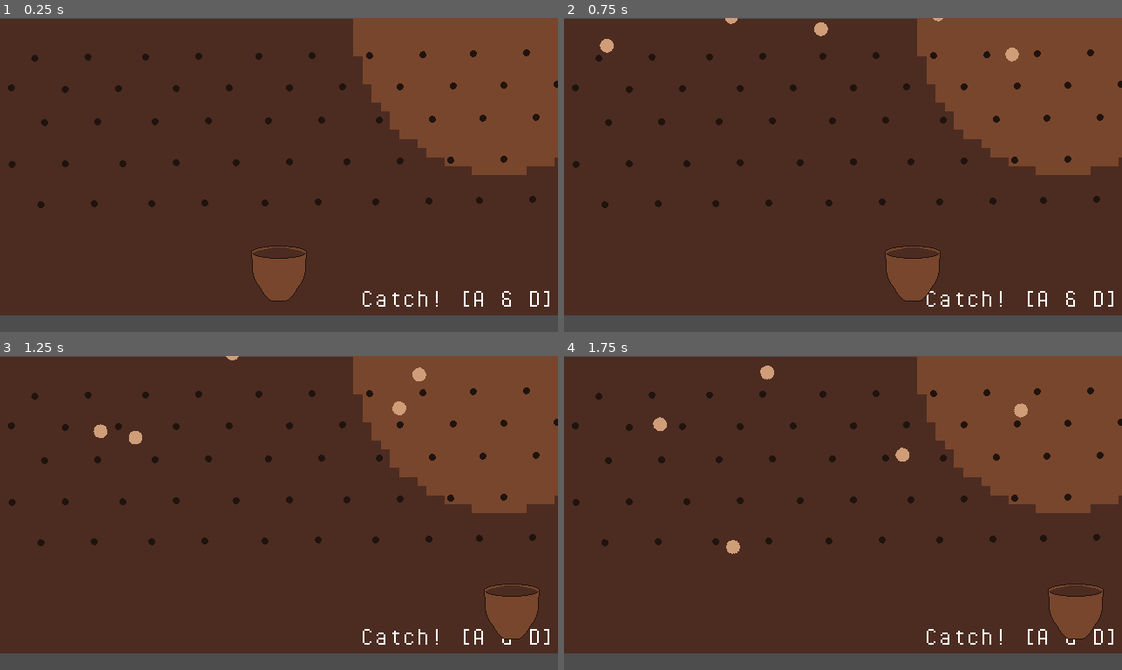
Above: before the commit, frames 1-4 (two rows, left to right).
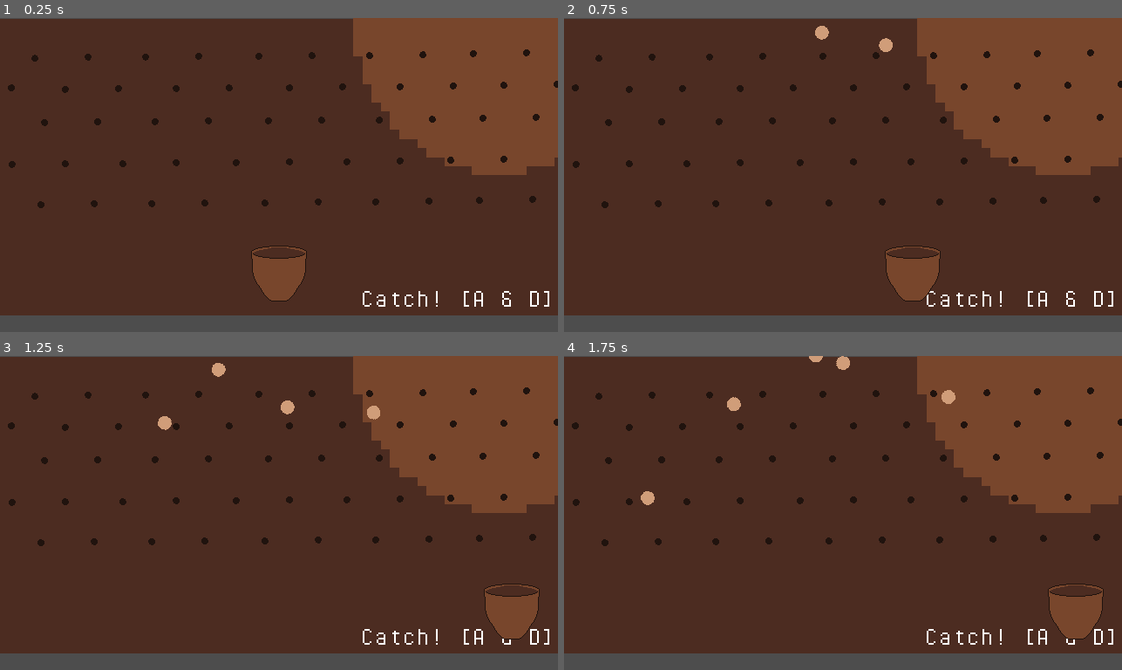
Above: after the commit, the same moments.

Repository: billbobphil/coffee-jam-2023
Game: Godot game, scene res://scenes/drip_coffee_mini_game.tscn
The game is run twice, just before and just after one commit, with the same random seed, the same clock (stepped at 60 frames per second) and the same inputs. This scene is started directly instead of the project's main scene.
Inputs (mouse positions are in pixels of both pictures, inside the frame that each line leads up to):
- Up to frame 1 (0.25 s): no input
- Up to frame 2 (0.75 s): tap Enter at 0.5 s; move the mouse to (965, 159) at 0.52 s; hold D (move_right) from 0.53 s (still down); hold Space (dash) from 0.53 s (still down)
- Up to frame 3 (1.25 s): keep holding D (move_right); keep holding Space (dash); tap F (interact) at 0.8 s
- Up to frame 4 (1.75 s): move the mouse to (731, 528) at 1.27 s; release D (move_right) at 1.28 s; release Space (dash) at 1.28 s; hold S (move_down) from 1.28 s (still down); tap F (interact) at 1.35 s; tap Space (dash) at 1.55 s

Frame 1 is identical in both runs. In frame 2, 0.4% of the frame differs, in the area x 6-82%, y 0-14%; in frame 3, 0.7%; in frame 4, 0.8%, in the area x 13-84%, y 0-64%.

Commit message:
Added latte minigame. Laid groundwork for sugar minigame. Added some polish

Diff:
--- a/scenes/drip_coffee_mini_game.tscn
+++ b/scenes/drip_coffee_mini_game.tscn
@@ -1,10 +1,9 @@
-[gd_scene load_steps=16 format=3 uid="uid://ct3xx5yu7qsas"]
+[gd_scene load_steps=14 format=3 uid="uid://ct3xx5yu7qsas"]
 
 [ext_resource type="Script" path="res://scripts/drip_coffee_mini_game.gd" id="1_3gqi6"]
 [ext_resource type="PackedScene" uid="uid://b5nanus0xc7ci" path="res://scenes/pachinko_nub.tscn" id="1_w3hh1"]
 [ext_resource type="Script" path="res://scripts/Catcher.gd" id="1_y7rfn"]
 [ext_resource type="Texture2D" uid="uid://df3uxqwbc6ncl" path="res://art/32x32-circle.png" id="2_144bq"]
-[ext_resource type="PackedScene" uid="uid://naqel5hrr5dn" path="res://scenes/pachinko_ball.tscn" id="2_h2y81"]
 [ext_resource type="Texture2D" uid="uid://caaemqq2ww1yi" path="res://art/32x32-cube.png" id="2_i25f8"]
 [ext_resource type="Texture2D" uid="uid://cepi7mwidikf1" path="res://art/catcher-one.png" id="2_i8584"]
 [ext_resource type="Texture2D" uid="uid://d21lku5hu7toa" path="res://art/catcher-two.png" id="3_cenpx"]
@@ -21,12 +20,9 @@
 [sub_resource type="RectangleShape2D" id="RectangleShape2D_jfuiu"]
 size = Vector2(72, 639)
 
-[sub_resource type="PhysicsMaterial" id="PhysicsMaterial_31x8v"]
-bounce = 0.7
-
 [node name="DripCoffeeMiniGame" type="Node2D" node_paths=PackedStringArray("spawnPoints")]
 script = ExtResource("1_3gqi6")
-numberOfBallsRequired = 4
+numberOfBallsRequired = 3
 maxNumberOfBallsAllowed = 5
 spawnPoints = [NodePath("SpawnPoints/Node2D"), NodePath("SpawnPoints/Node2D2"), NodePath("SpawnPoints/Node2D3"), NodePath("SpawnPoints/Node2D4"), NodePath("SpawnPoints/Node2D5"), NodePath("SpawnPoints/Node2D6"), NodePath("SpawnPoints/Node2D7"), NodePath("SpawnPoints/Node2D8")]
 catcherOneSprite = ExtResource("2_i8584")
@@ -249,8 +245,6 @@
 [node name="PachinkoNub11" parent="PachinkoThings/Row5" instance=ExtResource("1_w3hh1")]
 position = Vector2(-22, 90)
 
-[node name="PachinkoBall" parent="." instance=ExtResource("2_h2y81")]
-
 [node name="WorldBounds" type="Node2D" parent="."]
 
 [node name="Area2D2" type="Area2D" parent="WorldBounds"]
@@ -301,22 +295,6 @@
 
 [node name="Node2D8" type="Node2D" parent="SpawnPoints"]
 position = Vector2(330, -142)
-
-[node name="PachinkoBall2" parent="." instance=ExtResource("2_h2y81")]
-position = Vector2(192, -80)
-physics_material_override = SubResource("PhysicsMaterial_31x8v")
-
-[node name="PachinkoBall3" parent="." instance=ExtResource("2_h2y81")]
-position = Vector2(429, -83)
-physics_material_override = SubResource("PhysicsMaterial_31x8v")
-
-[node name="PachinkoBall4" parent="." instance=ExtResource("2_h2y81")]
-position = Vector2(49, -47)
-physics_material_override = SubResource("PhysicsMaterial_31x8v")
-
-[node name="PachinkoBall5" parent="." instance=ExtResource("2_h2y81")]
-position = Vector2(514, -37)
-physics_material_override = SubResource("PhysicsMaterial_31x8v")
 
 [node name="CatchSoundEffect" type="AudioStreamPlayer" parent="."]
 stream = ExtResource("10_rm145")
--- /dev/null
+++ b/scenes/latte_mini_game.tscn
@@ -0,0 +1,128 @@
+[gd_scene load_steps=17 format=3 uid="uid://c0vmwbdpk3g1r"]
+
+[ext_resource type="Script" path="res://scripts/latte_mini_game.gd" id="1_4ulix"]
+[ext_resource type="Texture2D" uid="uid://caaemqq2ww1yi" path="res://art/32x32-cube.png" id="2_q3qe2"]
+[ext_resource type="Texture2D" uid="uid://c82h2kjdwcmv5" path="res://art/latte-overhead-2.png" id="2_urtqb"]
+[ext_resource type="Texture2D" uid="uid://df3uxqwbc6ncl" path="res://art/32x32-circle.png" id="3_qnwlt"]
+[ext_resource type="Texture2D" uid="uid://cchu0uwlqgnm" path="res://art/latte-overhead-3.png" id="3_w1cle"]
+[ext_resource type="Texture2D" uid="uid://bse0syiko5u75" path="res://art/success_indicator_empty.png" id="4_4jbl4"]
+[ext_resource type="Texture2D" uid="uid://bhwf6mbq1eluk" path="res://art/latte-overhead-4.png" id="4_8quup"]
+[ext_resource type="FontFile" uid="uid://cooklxfw2lwhf" path="res://fonts/PixelOperatorMono.ttf" id="5_b2yyy"]
+[ext_resource type="AudioStream" uid="uid://crvcdnjnl5guh" path="res://sound/interact-successful.ogg" id="6_lgi0i"]
+[ext_resource type="AudioStream" uid="uid://dya57ek5yhddm" path="res://sound/rejected-order.ogg" id="7_yeys0"]
+[ext_resource type="Texture2D" uid="uid://ctty53p442msy" path="res://art/latte-overhead-1.png" id="8_lm1nu"]
+[ext_resource type="Texture2D" uid="uid://drud02slyghpe" path="res://art/latte-handle.png" id="13_ssopj"]
+
+[sub_resource type="StyleBoxFlat" id="StyleBoxFlat_21d3g"]
+bg_color = Color(0.6, 0.6, 0.6, 0)
+
+[sub_resource type="StyleBoxLine" id="StyleBoxLine_47vjo"]
+color = Color(0.945098, 0.886275, 0.760784, 1)
+thickness = 2
+
+[sub_resource type="StyleBoxFlat" id="StyleBoxFlat_tq3m2"]
+bg_color = Color(0.12549, 0.0745098, 0.054902, 0.760784)
+
+[sub_resource type="StyleBoxFlat" id="StyleBoxFlat_63wmu"]
+bg_color = Color(0.945313, 0.886719, 0.761719, 1)
+
+[node name="LatteMiniGame" type="Node2D"]
+script = ExtResource("1_4ulix")
+speed = 100.0
+windows = Array[Vector2]([Vector2(15, 30), Vector2(25, 45), Vector2(60, 75), Vector2(40, 60), Vector2(75, 90)])
+latteOneTexture = ExtResource("2_urtqb")
+latteTwoTexture = ExtResource("3_w1cle")
+latteThreeTexture = ExtResource("4_8quup")
+
+[node name="Backdrop" type="Sprite2D" parent="."]
+modulate = Color(0.296875, 0.171875, 0.128906, 1)
+position = Vector2(319.5, 178.5)
+scale = Vector2(19.0313, 10.2813)
+texture = ExtResource("2_q3qe2")
+
+[node name="Accent" type="Sprite2D" parent="."]
+modulate = Color(0.667969, 0.421875, 0.273438, 1)
+position = Vector2(72.5, 17.5)
+scale = Vector2(6.03125, 6.03125)
+texture = ExtResource("3_qnwlt")
+
+[node name="Accent2" type="Sprite2D" parent="."]
+modulate = Color(0.816406, 0.617188, 0.472656, 1)
+position = Vector2(120, 84)
+scale = Vector2(3.45313, 3.45313)
+texture = ExtResource("3_qnwlt")
+
+[node name="MinBar" type="ProgressBar" parent="."]
+offset_left = 387.0
+offset_top = 31.0
+offset_right = 413.0
+offset_bottom = 298.0
+theme_override_styles/background = SubResource("StyleBoxFlat_21d3g")
+theme_override_styles/fill = SubResource("StyleBoxLine_47vjo")
+fill_mode = 3
+show_percentage = false
+
+[node name="MaxBar" type="ProgressBar" parent="."]
+offset_left = 387.0
+offset_top = 31.0
+offset_right = 413.0
+offset_bottom = 298.0
+theme_override_styles/background = SubResource("StyleBoxFlat_21d3g")
+theme_override_styles/fill = SubResource("StyleBoxLine_47vjo")
+fill_mode = 3
+show_percentage = false
+
+[node name="ForegroundBar" type="ProgressBar" parent="."]
+offset_left = 386.0
+offset_top = 31.0
+offset_right = 414.0
+offset_bottom = 298.0
+theme_override_styles/background = SubResource("StyleBoxFlat_tq3m2")
+theme_override_styles/fill = SubResource("StyleBoxFlat_63wmu")
+fill_mode = 3
+show_percentage = false
+
+[node name="Indicator_One" type="Sprite2D" parent="."]
+position = Vector2(503, 40)
+scale = Vector2(1.5, 1.5)
+texture = ExtResource("4_4jbl4")
+
+[node name="Indicator_Two" type="Sprite2D" parent="."]
+position = Vector2(533, 40)
+scale = Vector2(1.5, 1.5)
+texture = ExtResource("4_4jbl4")
+
+[node name="Indicator_Three" type="Sprite2D" parent="."]
+position = Vector2(563, 40)
+scale = Vector2(1.5, 1.5)
+texture = ExtResource("4_4jbl4")
+
+[node name="Indicator_Four" type="Sprite2D" parent="."]
+position = Vector2(594, 40)
+scale = Vector2(1.5, 1.5)
+texture = ExtResource("4_4jbl4")
+
+[node name="Label" type="Label" parent="."]
+offset_left = 167.0
+offset_top = 312.0
+offset_right = 463.0
+offset_bottom = 335.0
+theme_override_fonts/font = ExtResource("5_b2yyy")
+text = "Release! [SPACEBAR] between the lines"
+
+[node name="SuccessSoundEffect" type="AudioStreamPlayer" parent="."]
+stream = ExtResource("6_lgi0i")
+volume_db = -5.0
+
+[node name="FailSoundEffect" type="AudioStreamPlayer" parent="."]
+stream = ExtResource("7_yeys0")
+volume_db = -5.0
+
+[node name="LatteArt" type="Sprite2D" parent="."]
+position = Vector2(283, 196)
+scale = Vector2(1.5, 1.5)
+texture = ExtResource("8_lm1nu")
+
+[node name="Latte-handle" type="Sprite2D" parent="."]
+position = Vector2(127, 196)
+texture = ExtResource("13_ssopj")
--- a/scenes/rootScene.tscn
+++ b/scenes/rootScene.tscn
@@ -7,6 +7,8 @@
 [ext_resource type="TileSet" uid="uid://c1l6kghem7y1p" path="res://tilesets/floor-tileset.tres" id="2_cl0di"]
 [ext_resource type="PackedScene" uid="uid://dr4tm5uks77a5" path="res://scenes/espresso_mini_game.tscn" id="2_wq2en"]
 [ext_resource type="PackedScene" uid="uid://ct3xx5yu7qsas" path="res://scenes/drip_coffee_mini_game.tscn" id="3_fv6t8"]
+[ext_resource type="PackedScene" uid="uid://c0vmwbdpk3g1r" path="res://scenes/latte_mini_game.tscn" id="3_udwo0"]
+[ext_resource type="PackedScene" uid="uid://bx4wuilhxywhu" path="res://scenes/sugar_mini_game.tscn" id="4_enfwy"]
 [ext_resource type="Texture2D" uid="uid://y3flof54fpmi" path="res://art/carpet.png" id="4_gnrei"]
 [ext_resource type="Script" path="res://scripts/WallGenerator.gd" id="4_nmx7f"]
 [ext_resource type="PackedScene" uid="uid://b1xl2nurgndxf" path="res://scenes/camera_trigger.tscn" id="5_yqnp0"]
@@ -47,6 +49,8 @@
 process_mode = 3
 script = ExtResource("1_84sy3")
 espressoMinigame = ExtResource("2_wq2en")
+latteMinigame = ExtResource("3_udwo0")
+sugarMinigame = ExtResource("4_enfwy")
 coffeeMinigame = ExtResource("3_fv6t8")
 
 [node name="TileMap" type="TileMap" parent="."]
@@ -401,7 +405,9 @@
 texture = ExtResource("11_hfdru")
 
 [connection signal="body_entered" from="Decorations/Door/Area2D" to="Decorations/Door" method="_on_area_2d_body_entered"]
+[connection signal="minigame_started" from="Stations/SugarAndCreamStation" to="." method="_on_minigame_started"]
 [connection signal="minigame_started" from="Stations/CoffeeStation" to="." method="_on_minigame_started"]
+[connection signal="minigame_started" from="Stations/SteamerStation" to="." method="_on_minigame_started"]
 [connection signal="minigame_started" from="Stations/EspressoStation" to="." method="_on_minigame_started"]
 [connection signal="body_entered" from="CameraTriggers/KitchenCameraTriggerLeft" to="." method="_on_change_camera" binds= ["kitchen"]]
 [connection signal="body_entered" from="CameraTriggers/KitchenCameraTriggerRight" to="." method="_on_change_camera" binds= ["kitchen"]]
--- /dev/null
+++ b/scenes/sugar_mini_game.tscn
@@ -0,0 +1,6 @@
+[gd_scene load_steps=2 format=3 uid="uid://bx4wuilhxywhu"]
+
+[ext_resource type="Script" path="res://scripts/sugar_mini_game.gd" id="1_qr3wd"]
+
+[node name="sugar_mini_game" type="Node2D"]
+script = ExtResource("1_qr3wd")
--- a/scripts/drip_coffee_mini_game.gd
+++ b/scripts/drip_coffee_mini_game.gd
@@ -14,7 +14,8 @@
 signal coffee_mini_game_completed;
 
 func _ready():
-	numberOfBallsActive = maxNumberOfBallsAllowed;
+#	numberOfBallsActive = maxNumberOfBallsAllowed;
+	pass
 
 func _process(_delta):
 	if(numberOfBallsActive < maxNumberOfBallsAllowed):
@@ -26,9 +27,9 @@
 		numberOfBallsCaught += 1;
 		numberOfBallsActive -= 1;
 		body.queue_free();
-		if(numberOfBallsCaught == 2):
+		if(numberOfBallsCaught == 1):
 			get_node("Catcher/Sprite2D").texture = catcherOneSprite;
-		elif(numberOfBallsCaught == 3):
+		elif(numberOfBallsCaught == 2):
 			get_node("Catcher/Sprite2D").texture = catcherTwoSprite;
 		elif(numberOfBallsCaught == numberOfBallsRequired):
 			coffee_mini_game_completed.emit();
--- /dev/null
+++ b/scripts/latte_mini_game.gd
@@ -0,0 +1,63 @@
+extends Node2D
+
+signal latte_mini_game_completed;
+
+@export var speed : float = 0;
+@export var successTexture = preload("res://art/success_indicator_full.png");
+@export var windows : Array[Vector2];
+@export var latteOneTexture : Texture;
+@export var latteTwoTexture : Texture
+@export var latteThreeTexture : Texture
+
+@onready var progressBar = $ForegroundBar;
+@onready var minBar = $MinBar;
+@onready var maxBar = $MaxBar;
+var hasStartedPressing : bool = false;
+var canPress : bool = true;
+var currentWindow : Vector2;
+var successes : int = 0;
+
+func _ready():
+	resetGame();
+
+func resetGame():
+	var currentPick = windows.pick_random();
+	while(currentPick == currentWindow):
+		currentPick = windows.pick_random();
+
+	currentWindow = currentPick;
+	minBar.value = currentWindow.x;
+	maxBar.value = currentWindow.y;
+	progressBar.value = 0;
+	canPress = true;
+
+func _process(delta):
+	if(Input.is_action_just_released("dash")):
+		canPress = false;
+		processButtonRelease()
+
+	if(Input.is_action_pressed("dash") && canPress):
+		progressBar.value += speed * delta;
+
+func processButtonRelease():
+	print("Current value: " + str(progressBar.value));
+	if(progressBar.value > currentWindow.x && progressBar.value < currentWindow.y):
+		successes += 1;
+		$SuccessSoundEffect.play();
+	else:
+		$FailSoundEffect.play();
+
+	if(successes == 1):
+		$Indicator_One.texture = successTexture;
+		$LatteArt.texture = latteOneTexture;
+	elif(successes == 2):
+		$Indicator_Two.texture = successTexture;
+		$LatteArt.texture = latteTwoTexture;
+	elif(successes == 3):
+		$Indicator_Three.texture = successTexture;
+		$LatteArt.texture = latteThreeTexture;
+	elif(successes == 4):
+		$Indicator_Four.texture = successTexture;
+		latte_mini_game_completed.emit();
+
+	resetGame();
--- /dev/null
+++ b/scripts/sugar_mini_game.gd
@@ -0,0 +1,13 @@
+extends Node2D
+
+
+signal milk_and_sugar_mini_game_completed;
+
+# Called when the node enters the scene tree for the first time.
+func _ready():
+	pass # Replace with function body.
+
+
+# Called every frame. 'delta' is the elapsed time since the previous frame.
+func _process(delta):
+	pass
Binary file added: art/latte-handle.png
Not shown, added: art/latte-handle.png.import
Binary file added: art/latte-overhead-1.png
Not shown, added: art/latte-overhead-1.png.import
Binary file added: art/latte-overhead-2.png
Not shown, added: art/latte-overhead-2.png.import
Binary file added: art/latte-overhead-3.png
Not shown, added: art/latte-overhead-3.png.import
Binary file added: art/latte-overhead-4.png
Not shown, added: art/latte-overhead-4.png.import
Not shown: 1 places in scenes/rootScene.tscn that only renumber resources
